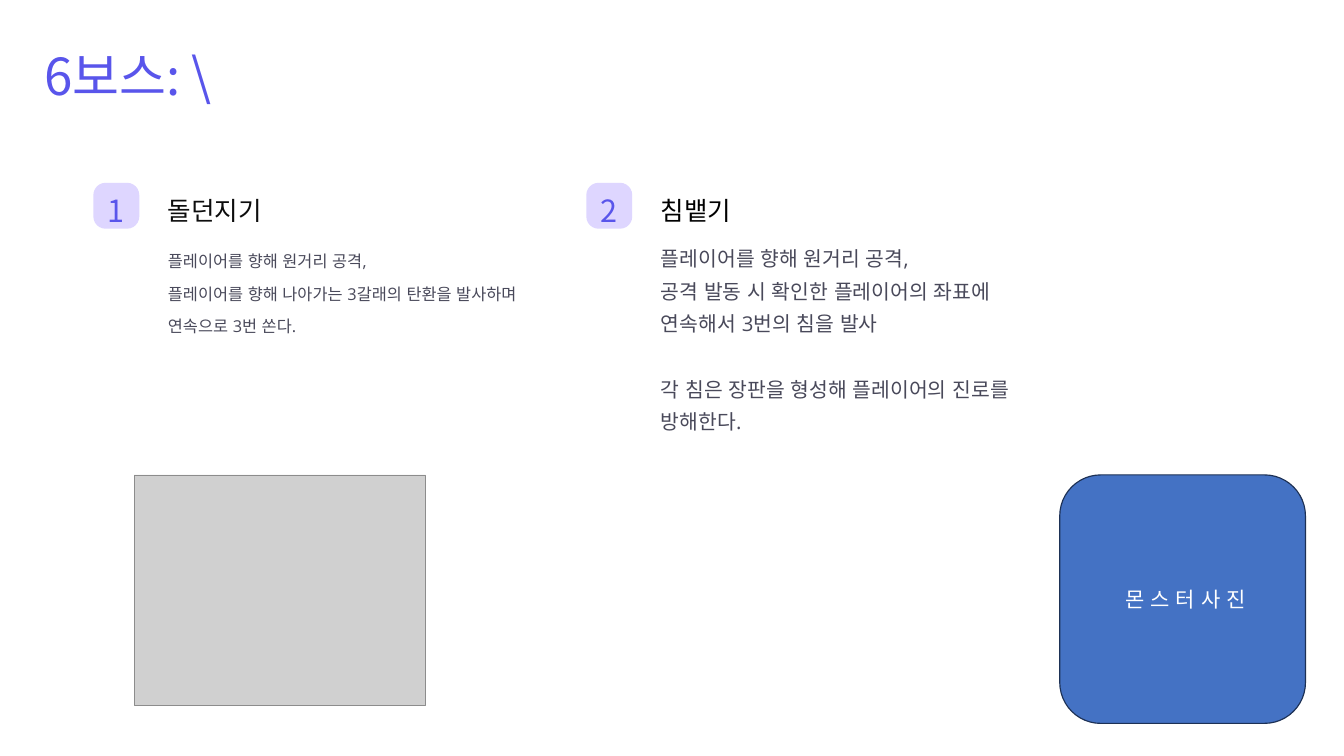
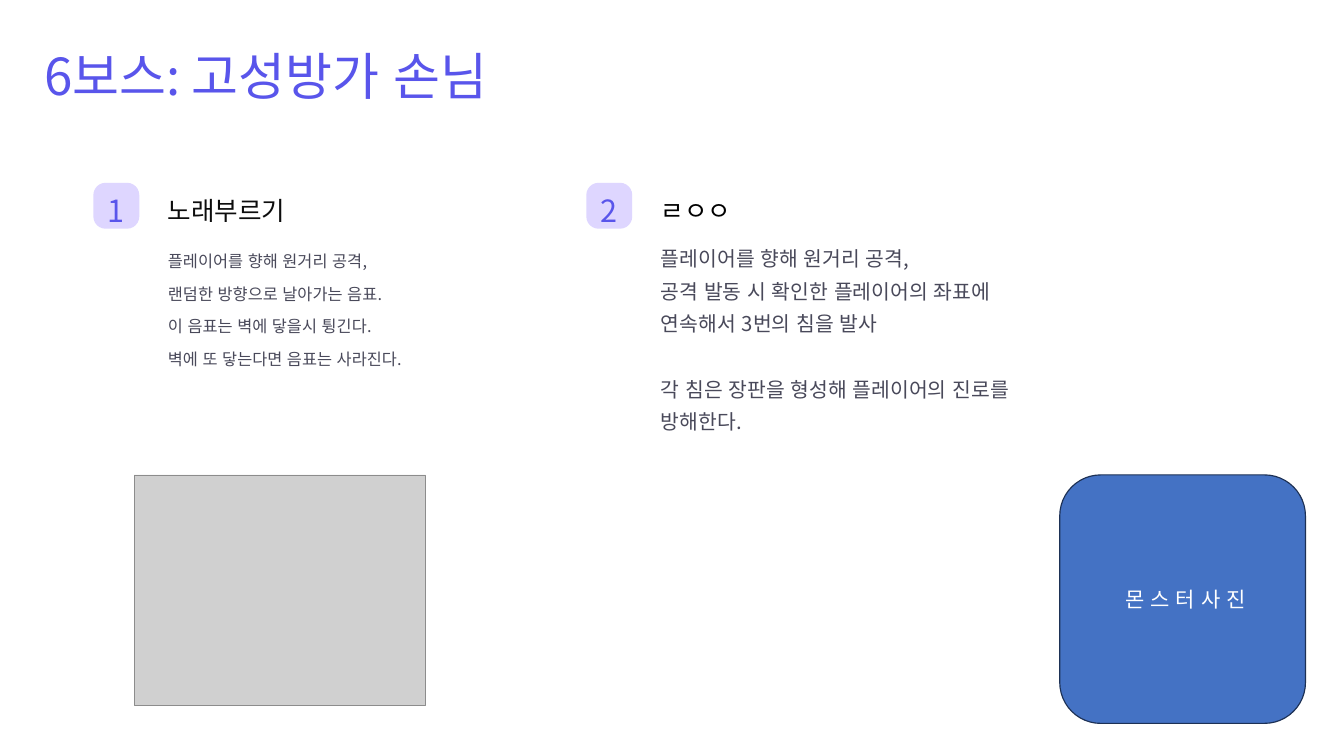
Before and after one commit to sms3072/wepatens, a slide deck: slide 7 of contents/동물서바이벌/보스 컨셉_패턴용.pptx. Drawn at 1344x756 pixels with LibreOffice and Linux fonts; fonts in the diff are those of the drawing; grey boxes stand for pictures. Boxes give left, top, right and bottom in pixels: in the first picture for what was removed or moved away, otherwise in the second. Text is boxed around its words. In the diff, an @@ line names an element or a change of style, - is before the commit and + after.

```diff
--- a/contents/동물서바이벌/보스 컨셉_패턴용.pptx
+++ b/contents/동물서바이벌/보스 컨셉_패턴용.pptx
@@ text at [44,53,488,99]: text changed @@
-6보스: \
+6보스: 고성방가 손님
@@ text at [168,199,285,222]: text changed; font Noto Sans CJK KR to Calibri @@
-돌던지기
+노래부르기
@@ text at [661,204,731,217]: text changed @@
-침뱉기
+ㄹㅇㅇ
@@ text "플레이어를 향해 원거리 공격," at [661,249,1008,431]: font Open Sans to Noto Sans CJK KR @@
@@ text at [168,286,402,367]: text changed; font Open Sans to Noto Sans CJK KR @@
-플레이어를 향해 나아가는 3갈래의 탄환을 발사하며 연속으로 3번 쏜다.
+랜덤한 방향으로 날아가는 음표.
+이 음표는 벽에 닿을시 튕긴다.
+벽에 또 닿는다면 음표는 사라진다.
```
Also in this commit, not shown: 20 other slides changed, 16 other files.
